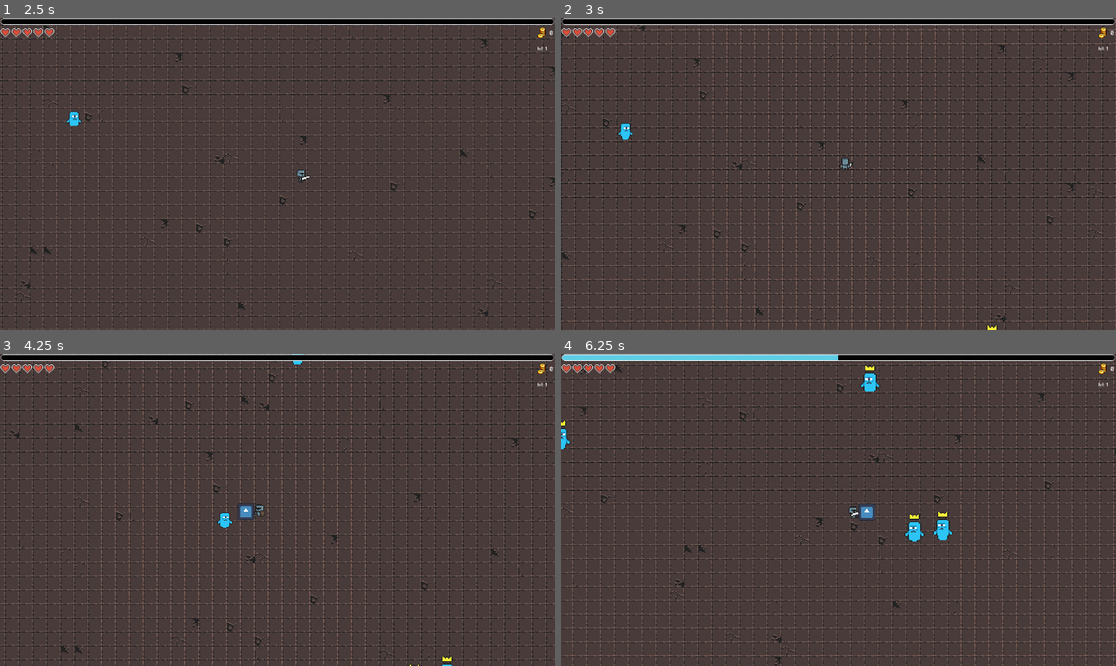
Above: before the commit, frames 1-4 (two rows, left to right).
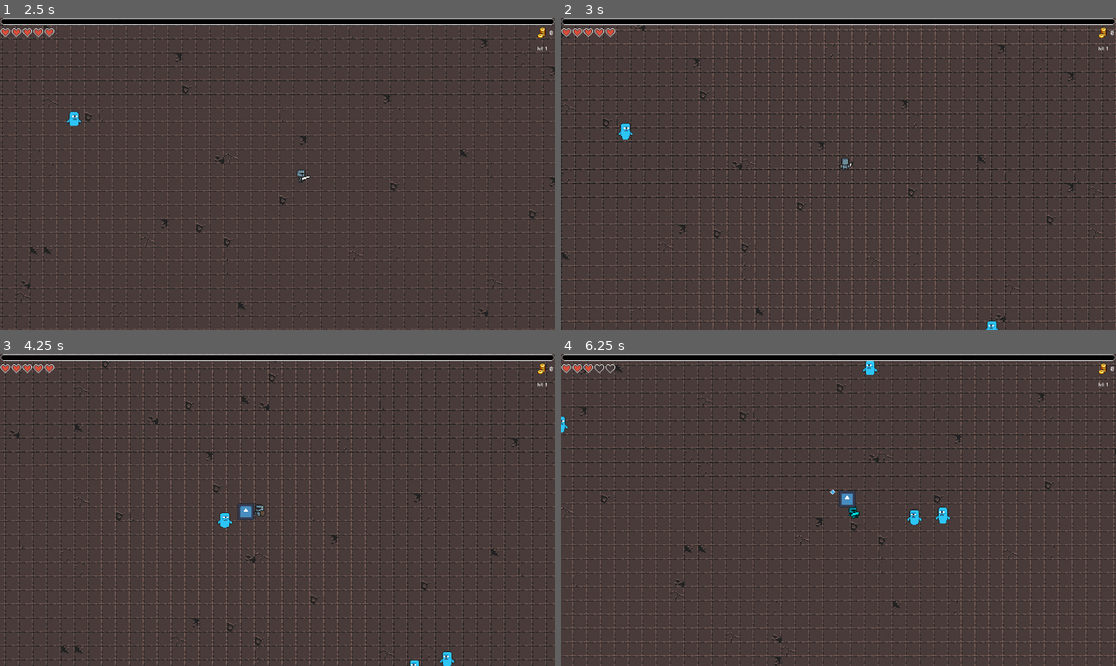
Above: after the commit, the same moments.

Repository: ErikpvDev/Proyecto-intermodular
Game: Godot game, scene res://Scenes/Levels/Level01/level_01.tscn
Same seed, same stepped clock (60 frames per second), same inputs: the game is played once before the commit and once after it. The engine's default icon, where the game draws it, is replaced by a stand-in: a white triangle on a blue panel in a dark square.
Inputs:
- Up to frame 1 (2.5 s): hold D (right) 0.53-1.28 s; tap Shift (dash) at 0.6, 1.35, 2.1 s; hold S (down) 1.28-2.03 s; hold D (right) from 2.03 s (still down)
- Up to frame 2 (3 s): release D (right) at 2.78 s; hold W (up) from 2.78 s (still down); tap Shift (dash) at 2.85 s
- Up to frame 3 (4.25 s): release W (up) at 3.53 s; hold A (left) from 3.53 s (still down); tap Shift (dash) at 3.6 s
- Up to frame 4 (6.25 s): tap Shift (dash) at 4.35, 5.1, 5.85 s; release A (left) at 5.03 s; hold S (down) 5.03-5.78 s; hold D (right) from 5.78 s (still down)

Frame 1 is identical in both runs. In frame 2, less than 0.1% of the frame differs, in the area x 76-79%, y 96-100%; in frame 3, 0.1%; in frame 4, 2.0%, in the area x 0-71%, y 0-61%.

Commit message:
hp_growth y exp_growth
la vida y la experiencia de los enemigos escalan segun la ronda

Diff:
--- a/Scenes/Character/health.gd
+++ b/Scenes/Character/health.gd
@@ -1,14 +1,10 @@
 extends Node
 
 @export var max_health: int = 5
-var health: int
+@onready var health: int
 
 signal health_changed(new_health)
 signal max_health_changed(new_health,prev_max_health)
-
-func _ready() -> void:
-	health=max_health
-
 
 func take_damage(damage:int) ->void:
 	if health>0:
--- a/Scenes/Character/personaje.gd
+++ b/Scenes/Character/personaje.gd
@@ -1,8 +1,7 @@
 extends CharacterBody2D
 
 #ATTACK
-@export var attack_cooldown: float = 1.0
-@export var damage: int = 10
+@export var damage: int = 5
 
 #EXP/LVL
 @onready var exp_bar: TextureProgressBar = $"../UI/Exp/TextureProgressBar"
@@ -38,6 +37,7 @@
 		heart_temp.custom_minimum_size = Vector2(34,34)
 		health_bar.get_child(0).add_child(heart_temp)
 
+	health.health=health.max_health
 	update_heart_display()
 	# Sets Gold to its initial value
 	gold_coins_number.text=str(gold_coins)
--- a/Scenes/Enemies/enemigo.gd
+++ b/Scenes/Enemies/enemigo.gd
@@ -6,14 +6,20 @@
 @onready var health: Node = $Health
 @onready var spawn = $"../../Spawn"
 @onready var exp_drop_scene = preload("res://Scenes/Exp_drop/Exp_drop.tscn")
-var exp_value=100
+var exp_value=25
 var elite
+
+
 
 func _ready() -> void:
 	if elite:
 		$AnimatedSprite2D.play("elite_walking")
 	else:
 		$AnimatedSprite2D.play("walking")
+
+	health.max_health = 10
+	health.health=health.max_health
+
 
 func animation():
 
--- a/Scenes/Enemies/enemigo.tscn
+++ b/Scenes/Enemies/enemigo.tscn
@@ -130,8 +130,7 @@
 animation = &"elite_walking"
 
 [node name="CollisionShape2D" type="CollisionShape2D" parent="."]
-visible = false
-position = Vector2(0, 3.5)
+position = Vector2(0, 16)
 shape = SubResource("RectangleShape2D_ovplc")
 
 [node name="Area2D" type="Area2D" parent="."]
--- a/Scenes/Levels/Level01/level_01.tscn
+++ b/Scenes/Levels/Level01/level_01.tscn
@@ -29,7 +29,6 @@
 position = Vector2(-33, 104)
 
 [node name="Spawn" parent="." index="4" instance=ExtResource("5_lrq68")]
-time_between_waves = null
 
 [node name="Collisions" type="StaticBody2D" parent="." index="5"]
 
--- a/Scenes/Spawn/spawn.gd
+++ b/Scenes/Spawn/spawn.gd
@@ -3,6 +3,9 @@
 @onready var current_wave=1
 var base_elite_chance = 0.02
 var elite_prob_percent
+@export var exp_growth=1.15
+@export var hp_growth=1.10
+@export var base_hp=10
 
 @onready var enemy_dict = {
 	1: [6, 1.1],
@@ -51,6 +54,7 @@
 		current_wave+=1
 		update_wave()
 
+
 func get_valid_spawnpoint(cam):
 	# The viewport of the camera
 	var vp = Rect2(
@@ -70,7 +74,7 @@
 func spawn_enemies():
 	#Spawn the enemies in the valid spawnpoints
 	for i in range(enemy_dict[current_wave][0]):
-		if randi_range(0,100)<100:
+		if randi_range(0,100)<base_elite_chance:
 			var e=enemy.instantiate()
 			e.scale = e.scale*1.3
 			e.position=get_valid_spawnpoint(camera)
@@ -79,7 +83,12 @@
 			await get_tree().create_timer(1).timeout
 		else:
 			var e=enemy.instantiate()
+
 			e.position=get_valid_spawnpoint(camera)
+			e.exp_value=int(e.exp_value*pow(exp_growth,current_wave-1))
+			e.get_children()[0].health=base_hp
+			e.get_children()[0].health=int(e.get_children()[0].health*pow(hp_growth,current_wave-1))
+			print(e.get_children()[0].health)
 			$"../Enemies".add_child(e)
 			#Delay entre spawn de enemigos
 			await get_tree().create_timer(1).timeout
